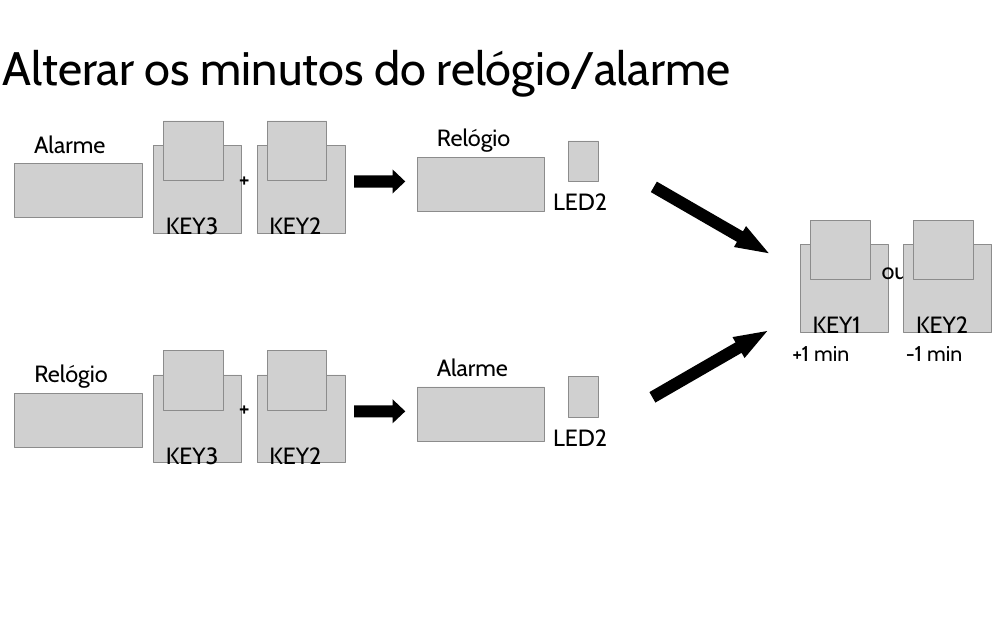
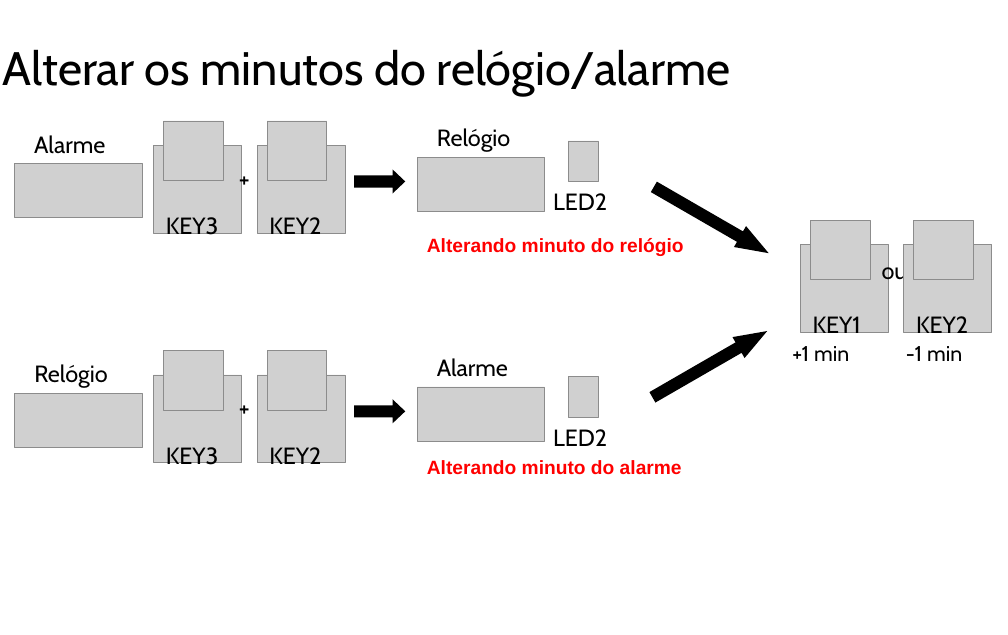
Before and after one commit to thiagola92/PUC-INF1805, a slide deck: slide 7 of Trabalho-01/Apresentacao.pptx. Drawn at 1008x635 pixels with LibreOffice and Linux fonts; fonts in the diff are those of the drawing; grey boxes stand for pictures; background and template pictures are left out. Boxes give left, top, right and bottom in pixels: in the first picture for what was removed or moved away, otherwise in the second. Text is boxed around its words. In the diff, an @@ line names an element or a change of style, - is before the commit and + after.

```diff
--- a/Trabalho-01/Apresentacao.pptx
+++ b/Trabalho-01/Apresentacao.pptx
@@ text added at box(427, 238, 684, 256), 18 pt, text #FF0000, bold @@
+Alterando minuto do relógio
@@ text added at box(427, 460, 682, 475), 18 pt, text #FF0000, bold @@
+Alterando minuto do alarme
```
Also in this commit, not shown: 3 other slides changed, 1 slide added, 1 slide removed, 5 other files.
